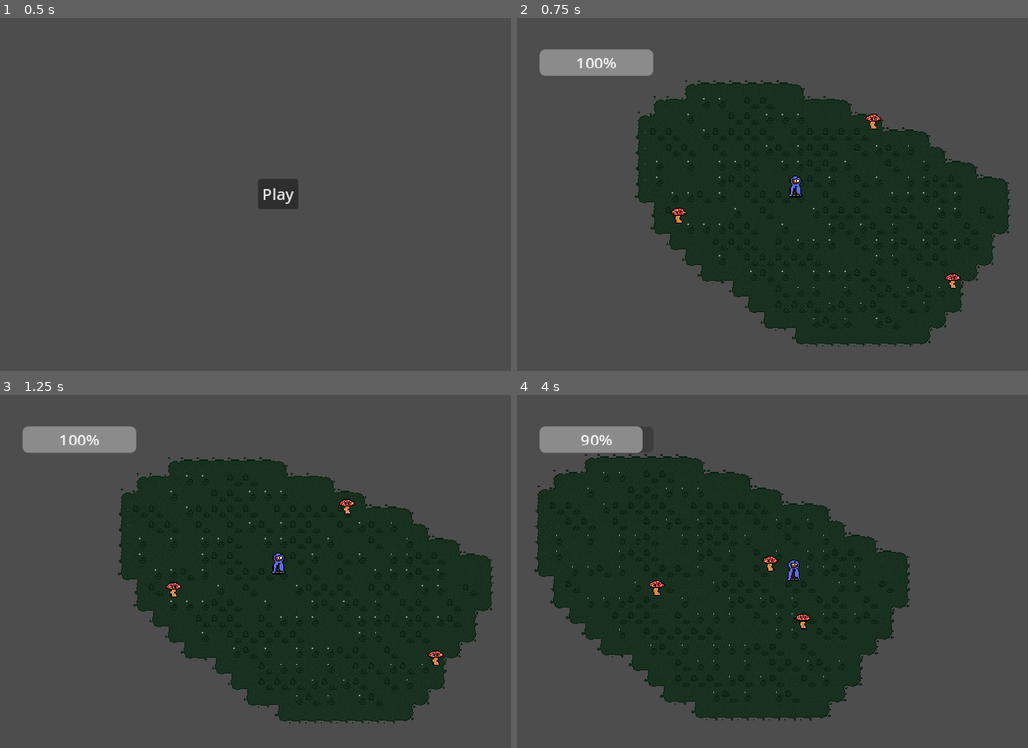
Above: before the commit, frames 1-4 (two rows, left to right).
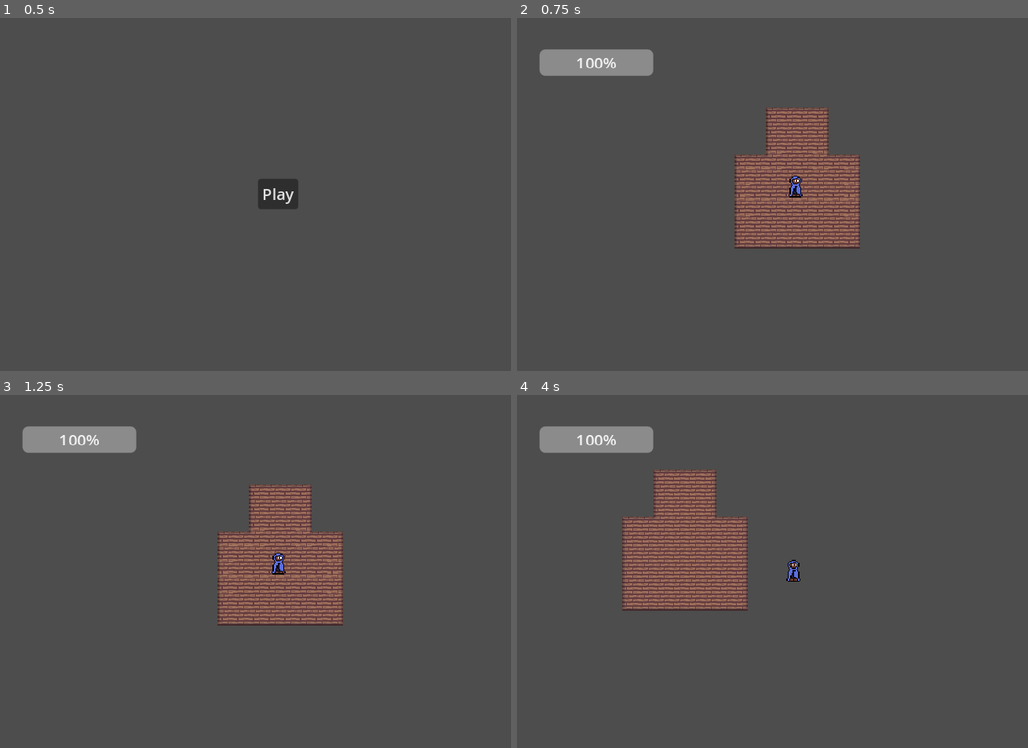
Above: after the commit, the same moments.

Repository: quellus/Mycoflora
Game: Godot game, scene res://scenes/main_menu.tscn
Two runs of this game, one before a commit and one after it. Both use one fixed random seed, a clock stepped at 60 frames per second and the inputs below.
Inputs (mouse positions are in pixels of both pictures, inside the frame that each line leads up to):
- Up to frame 1 (0.5 s): no input
- Up to frame 2 (0.75 s): click "Play" at 0.5 s
- Up to frame 3 (1.25 s): no input
- Up to frame 4 (4 s): move the mouse to (936, 553) at 1.27 s; press the mouse at (936, 553) at 1.28 s; hold D (right) 1.28-2.03 s; move the mouse to (670, 589) at 2.02 s; release the mouse at (670, 589) at 2.03 s; hold S (down) 2.03-2.78 s; click (670, 589) at 2.1 s; move the mouse to (859, 493) at 2.77 s; press the mouse at (859, 493) at 2.78 s; hold D (right) 2.78-3.53 s; move the mouse to (762, 642) at 3.52 s; release the mouse at (762, 642) at 3.53 s; hold W (up) from 3.53 s (still down); click (762, 642) at 3.6 s

Frame 1 is identical in both runs. In frame 2, 39% of the frame differs, in the area x 23-97%, y 17-94%; in frame 3, 39%; in frame 4, 39%, in the area x 3-77%, y 8-93%.

Commit message:
Add warping between levels

Diff:
--- a/scenes/game.tscn
+++ b/scenes/game.tscn
@@ -1,6 +1,6 @@
 [gd_scene load_steps=2 format=3 uid="uid://dwxxwxyy0bkp5"]
 
-[ext_resource type="Script" path="res://scenes/game.gd" id="1_gog3v"]
+[ext_resource type="Script" path="res://scripts/game.gd" id="1_gog3v"]
 
 [node name="Game" type="Control"]
 y_sort_enabled = true
--- a/scenes/house.tscn
+++ b/scenes/house.tscn
@@ -1,10 +1,27 @@
-[gd_scene load_steps=2 format=3 uid="uid://culyou2ebxlk2"]
+[gd_scene load_steps=5 format=3 uid="uid://culyou2ebxlk2"]
 
 [ext_resource type="TileSet" uid="uid://bt6703lptgjof" path="res://resources/TileSet.tres" id="1_77kvi"]
+[ext_resource type="Script" path="res://scenes/level.gd" id="1_x8ih6"]
+[ext_resource type="Script" path="res://scripts/warp_point.gd" id="3_b5yel"]
 
-[node name="House" type="Node2D"]
+[sub_resource type="RectangleShape2D" id="RectangleShape2D_fmhkp"]
+
+[node name="House" type="Node2D" node_paths=PackedStringArray("spawn_points")]
+script = ExtResource("1_x8ih6")
+spawn_points = [NodePath("SpawnPoint")]
 
 [node name="TileMap" type="TileMap" parent="."]
 tile_set = ExtResource("1_77kvi")
 format = 2
 layer_0/tile_data = PackedInt32Array(1114133, 393218, 3, 1048597, 2, 1, 983061, 2, 1, 917525, 2, 1, 851989, 2, 1, 78645 …(1028 unchanged characters)…
+
+[node name="SpawnPoint" type="Node2D" parent="."]
+position = Vector2(286, 233)
+
+[node name="Area2D" type="Area2D" parent="."]
+position = Vector2(287, 284)
+script = ExtResource("3_b5yel")
+destination = "level1"
+
+[node name="CollisionShape2D" type="CollisionShape2D" parent="Area2D"]
+shape = SubResource("RectangleShape2D_fmhkp")
--- a/scenes/player.tscn
+++ b/scenes/player.tscn
@@ -74,6 +74,9 @@
 [sub_resource type="RectangleShape2D" id="RectangleShape2D_vo0li"]
 size = Vector2(14, 8)
 
+[sub_resource type="RectangleShape2D" id="RectangleShape2D_vxphb"]
+size = Vector2(18, 12)
+
 [node name="Player" type="CharacterBody2D"]
 y_sort_enabled = true
 position = Vector2(197, 148)
@@ -117,6 +120,11 @@
 [node name="CollisionShape2D" type="CollisionShape2D" parent="HurtDetector"]
 shape = SubResource("RectangleShape2D_vo0li")
 
+[node name="InteractableDetector" type="Area2D" parent="."]
+
+[node name="CollisionShape2D" type="CollisionShape2D" parent="InteractableDetector"]
+shape = SubResource("RectangleShape2D_vxphb")
+
 [node name="KnockbackTimer" type="Timer" parent="."]
 wait_time = 0.2
 one_shot = true
@@ -125,5 +133,6 @@
 
 [connection signal="timeout" from="Weapon/SwingTimer" to="Weapon" method="_on_swing_timer_timeout"]
 [connection signal="area_entered" from="HurtDetector" to="." method="_on_hurt_detector_area_entered"]
+[connection signal="area_entered" from="InteractableDetector" to="." method="_on_interactable_detector_area_entered"]
 [connection signal="timeout" from="KnockbackTimer" to="." method="_on_knockback_timer_timeout"]
 [connection signal="timeout" from="iFrameTimer" to="." method="_on_i_frame_timer_timeout"]
--- a/scripts/Player.gd
+++ b/scripts/Player.gd
@@ -5,9 +5,9 @@
 @onready var camera = $Camera2D
 
 signal health_changed(health)
+signal warp(destination: String, spawn_point: int)
 
 var health = 10
-
 var knockback = false
 
 const SPEED = 75.0
@@ -35,7 +35,6 @@
 	else:
 		camera_position = Vector2.ZERO
 	camera.position = camera.position.lerp(camera_position, 0.05)
-	#camera.position = camera_position
 	move_and_slide()
 
 func _input(event):
@@ -67,3 +66,8 @@
 
 func _on_i_frame_timer_timeout():
 	$HurtDetector/CollisionShape2D.disabled = false
+
+
+func _on_interactable_detector_area_entered(area):
+	if area is WarpPoint:
+		warp.emit(area.destination, area.spawn_point)
--- a/scenes/game.gd
+++ b/scripts/game.gd
@@ -1,14 +1,15 @@
 extends Control
 
-var player_scene = preload("res://Scenes/player.tscn")
-var levels = {
-	"level1": preload("res://scenes/level1.tscn")
+const player_scene = preload("res://Scenes/player.tscn")
+const levels = {
+	"level1": preload("res://scenes/level1.tscn"),
+	"house": preload("res://scenes/house.tscn")
 }
 var level:Level
 var player:Player
 
 func _ready():
-	load_level("level1", 0)
+	load_level("house", 0)
 
 func load_level(level_name: String, spawn_index: int):
 	if level_name in levels:
@@ -25,8 +26,13 @@
 	add_child(player)
 	player.global_position = spawn_position
 	player.health_changed.connect(_player_health_changed)
+	player.warp.connect(_warp, CONNECT_DEFERRED)
 	_player_health_changed(player.health)
 
 
 func _player_health_changed(health):
 	%HealthBar.value = health
+
+func _warp(destination: String, spawn_point: int):
+	print("warping to " + destination)
+	load_level(destination, spawn_point)
--- /dev/null
+++ b/scripts/warp_point.gd
@@ -0,0 +1,4 @@
+class_name WarpPoint extends Area2D
+
+@export var destination: String
+@export var spawn_point: int
Not shown: 1 places in scenes/player.tscn that only renumber resources
